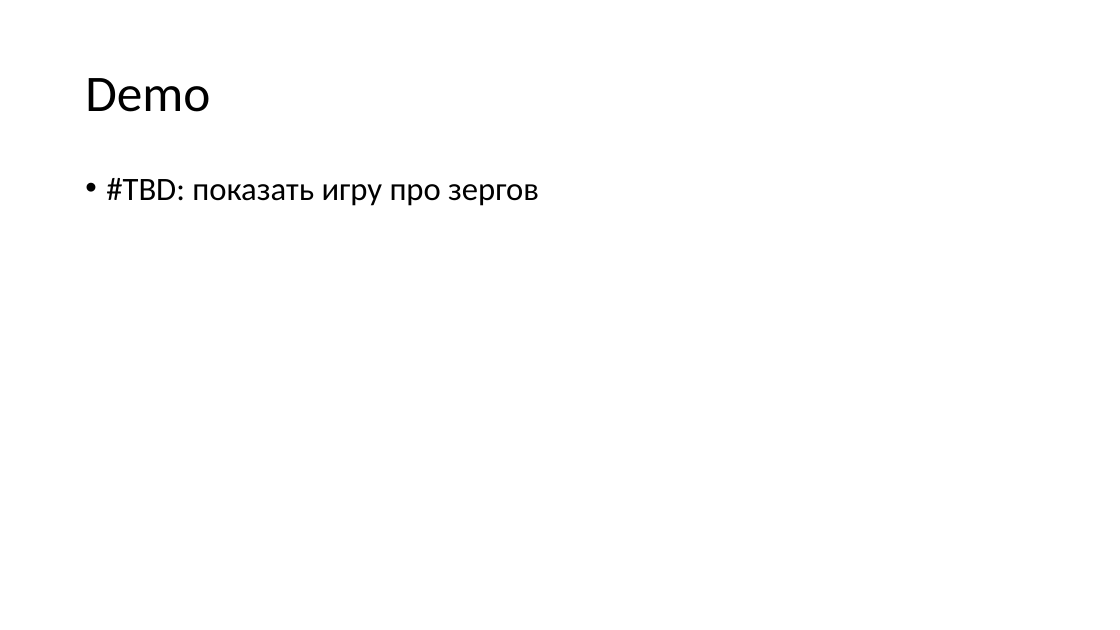
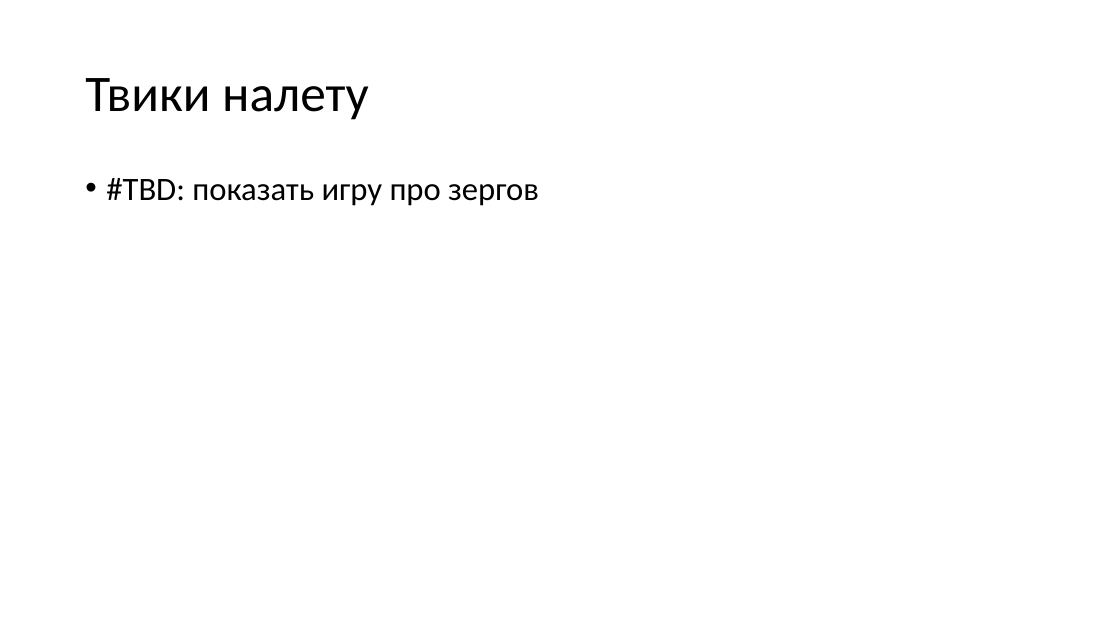
Before and after one commit to kugushev/presentations, a slide deck: slide 36 of 2020_GameDev-As-Hobby/Presentation.pptx (slide 33 before the commit). Drawn at 1120x630 pixels with LibreOffice and Linux fonts; fonts in the diff are those of the drawing. Boxes give left, top, right and bottom in pixels: in the first picture for what was removed or moved away, otherwise in the second. Text is boxed around its words. In the diff, an @@ line names an element or a change of style, - is before the commit and + after.

```diff
--- a/2020_GameDev-As-Hobby/Presentation.pptx
+++ b/2020_GameDev-As-Hobby/Presentation.pptx
@@ title at [85,78,369,120]: text changed @@
-Demo
+Твики налету
```
Also in this commit, not shown: 1 other slide changed, 5 slides added.
